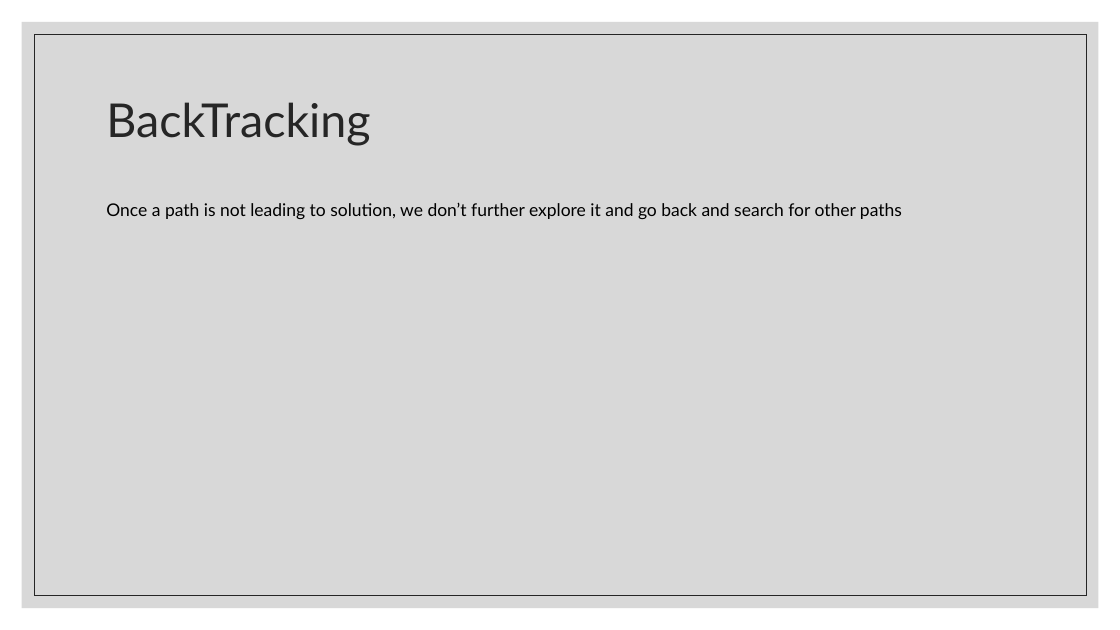
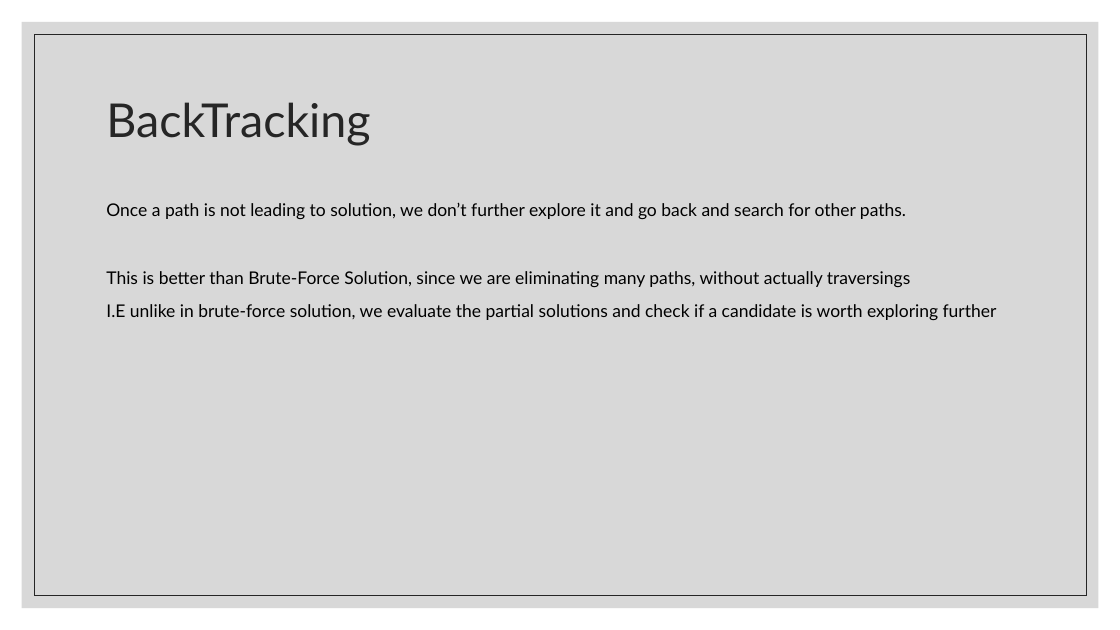
Before and after one commit to kumudaPriya98/DSAlgo, a slide deck: slide 19 of Recursion.pptx. Drawn at 1120x630 pixels with LibreOffice and Linux fonts; fonts in the diff are those of the drawing. Boxes give left, top, right and bottom in pixels: in the first picture for what was removed or moved away, otherwise in the second. Text is boxed around its words. In the diff, an @@ line names an element or a change of style, - is before the commit and + after.

Commit message:
Solve BackTracking NQueens

```diff
--- a/Recursion.pptx
+++ b/Recursion.pptx
@@ text at (106, 202, 997, 320): text changed @@
-Once a path is not leading to solution, we don’t further explore it and go back and search for other paths
+Once a path is not leading to solution, we don’t further explore it and go back and search for other paths.
+This is better than Brute-Force Solution, since we are eliminating many paths, without actually traversings
+I.E unlike in brute-force solution, we evaluate the partial solutions and check if a candidate is worth exploring further
```
Also in this commit, not shown: 1 other file.
